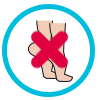
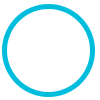
Before/after of a w=100, h=100 layered artwork. What changed in the layer stack:
hid group "Fail" (1 layers) over [30, 29, 69, 70]
hid group "Tip toe" (2 layers) over [28, 20, 73, 82]
